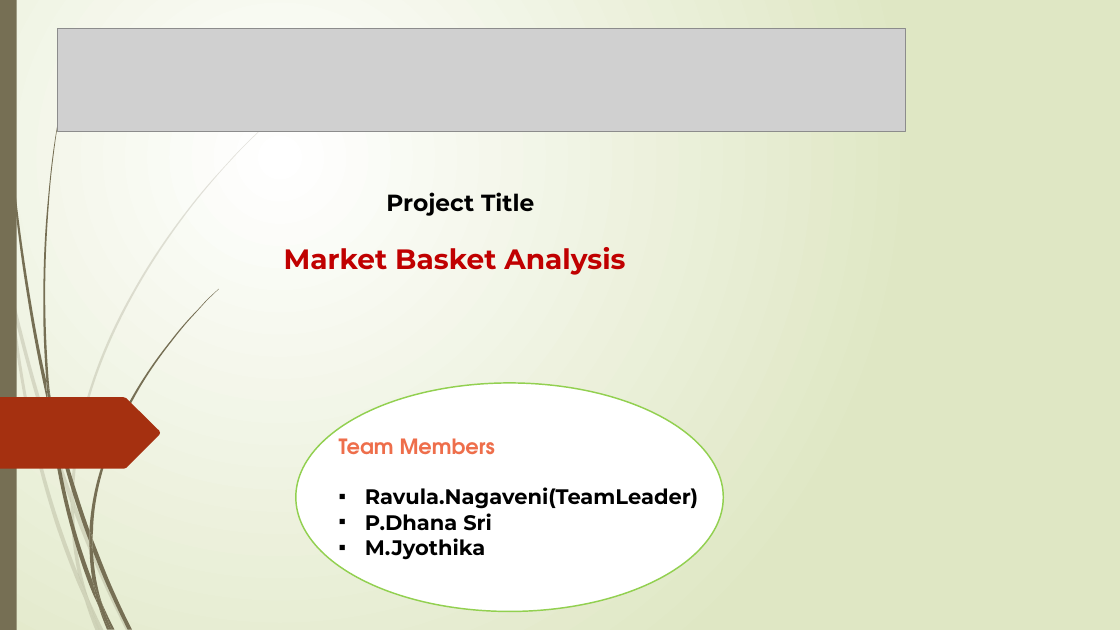
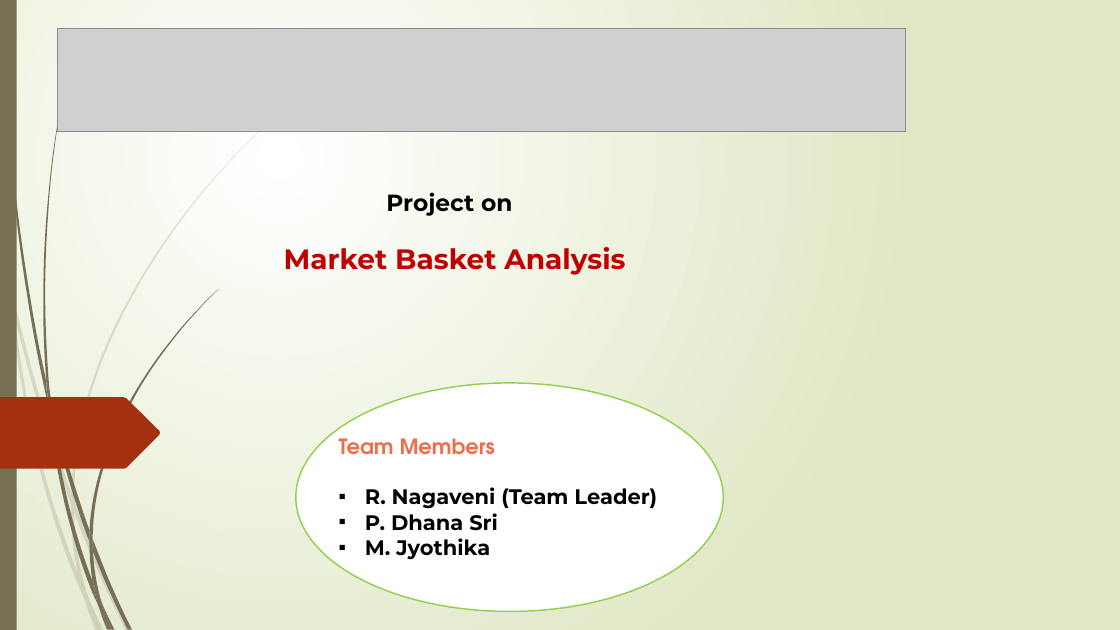
Before and after one commit to keerthiratna/Grocery-Genius-Smart-grocery-shopping-Assistance-with-basket-analysis, a slide deck: slide 1 of MARKET BASKET ANALYSIS PRESENTATION PPT.pptx. Drawn at 1120x630 pixels with LibreOffice and Linux fonts; fonts in the diff are those of the drawing; grey boxes stand for pictures; background and template pictures are left out. Boxes give left, top, right and bottom in pixels: in the first picture for what was removed or moved away, otherwise in the second. Text is boxed around its words. In the diff, an @@ line names an element or a change of style, - is before the commit and + after.

```diff
--- a/MARKET BASKET ANALYSIS PRESENTATION PPT.pptx
+++ b/MARKET BASKET ANALYSIS PRESENTATION PPT.pptx
@@ text at <box>386,192,512,216</box>: text changed @@
-Project Title
+Project on
@@ text at <box>365,487,657,560</box>: text changed @@
-▪ Ravula.Nagaveni(TeamLeader)
-▪ P.Dhana Sri
-▪ M.Jyothika
+▪ R. Nagaveni (Team Leader)
+▪ P. Dhana Sri
+▪ M. Jyothika
```
Also in this commit, not shown: 23 other slides changed, 3 slides added, 3 slides removed, 1 other file.
